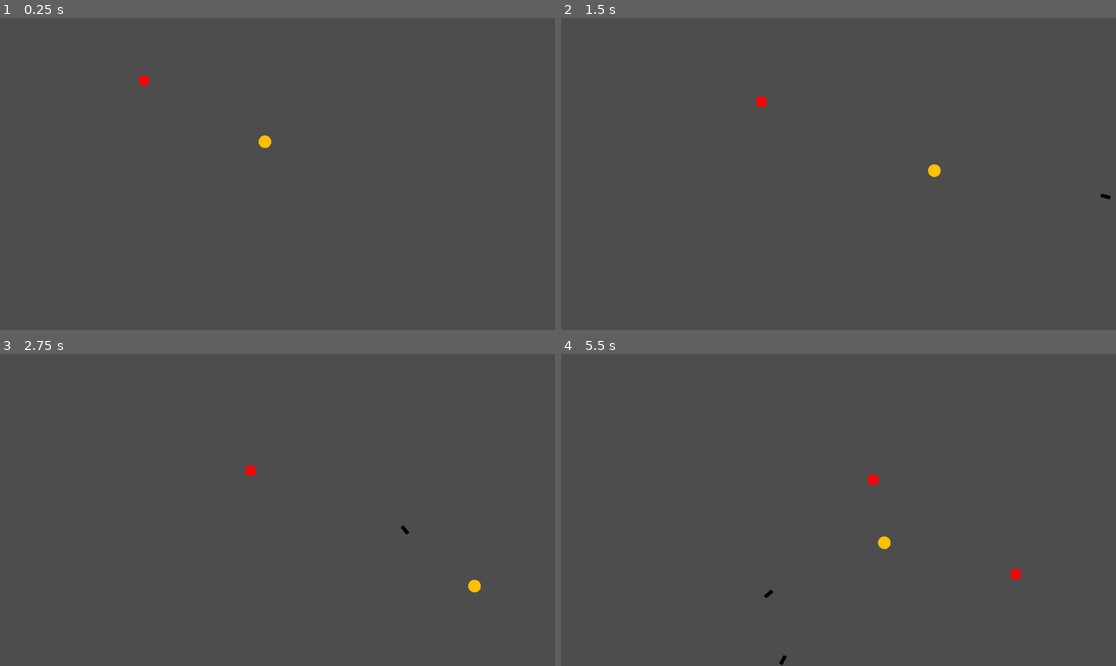
Above: before the commit, frames 1-4 (two rows, left to right).
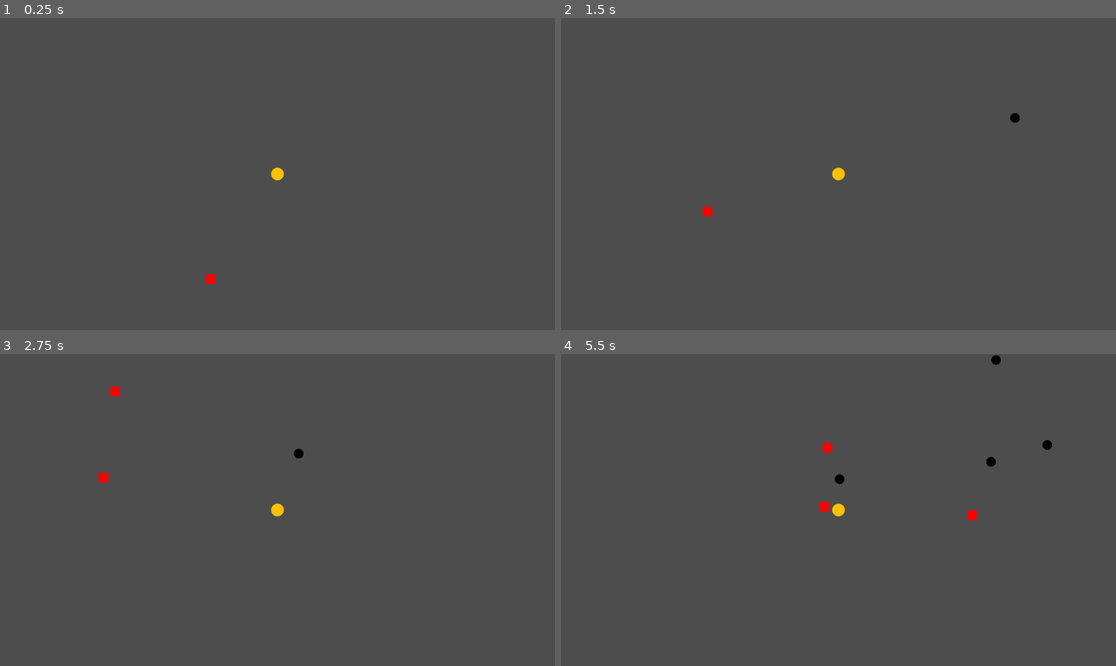
Above: after the commit, the same moments.

Repository: aiden10/towertide
Game: Godot game, scene res://Arena/arena.tscn
The game is run twice, just before and just after one commit, with the same random seed, the same clock (stepped at 60 frames per second) and the same inputs.
Inputs (mouse positions are in pixels of both pictures, inside the frame that each line leads up to):
- Up to frame 1 (0.25 s): no input
- Up to frame 2 (1.5 s): move the mouse to (960, 158) at 0.52 s; press the mouse at (960, 158) at 0.53 s; hold D (right) 0.53-1.28 s; move the mouse to (727, 189) at 1.27 s; release the mouse at (727, 189) at 1.28 s; hold S (down) from 1.28 s (still down); click (727, 189) at 1.35 s
- Up to frame 3 (2.75 s): move the mouse to (333, 441) at 2.02 s; release S (down) at 2.03 s; press the mouse at (333, 441) at 2.03 s; hold D (right) from 2.03 s (still down)
- Up to frame 4 (5.5 s): move the mouse to (810, 572) at 2.77 s; release D (right) at 2.78 s; release the mouse at (810, 572) at 2.78 s; hold W (up) 2.78-3.53 s; click (810, 572) at 2.85 s; move the mouse to (1005, 556) at 3.52 s; press the mouse at (1005, 556) at 3.53 s; hold A (left) 3.53-5.03 s; move the mouse to (672, 463) at 4.27 s; release the mouse at (672, 463) at 4.28 s; click (672, 463) at 4.35 s; move the mouse to (866, 510) at 5.02 s; press the mouse at (866, 510) at 5.03 s; hold S (down) from 5.03 s (still down)

The runs differ from the first frame. In frame 1, 0.3% of the frame differs, in the area x 25-52%, y 18-86%; in frame 2, 0.3%; in frame 3, 0.4%; in frame 4, 0.7%, in the area x 36-89%, y 0-100%.

Commit message:
added gold and xp pickups

Diff:
--- a/Arena/arena.gd
+++ b/Arena/arena.gd
@@ -1,6 +1,5 @@
 extends Node
 
-## Every x seconds spawn a new enemy at a random position around the player
 var spawn_cooldown = 0
 var timer = 0
 @onready var player = $Player
@@ -8,25 +7,22 @@
 @export var enemy_scenes: Array[PackedScene]
 @export var spawn_radius: float
 
+func _ready() -> void:
+	EventBus.arena_spawn.connect(add_to_arena)
+
 func _process(delta: float) -> void:
 	if timer <= 0:
 		if GameState.level == 1:
 			var enemy_scene = enemy_scenes.pick_random()
-			var enemy_position = get_random_position_in_radius(player.position, spawn_radius)
+			var enemy_position = Utils.get_random_position_in_radius(player.position, spawn_radius)
 			var enemy = enemy_scene.instantiate()
 			enemy.position = enemy_position
 			add_child(enemy)
 
-			spawn_cooldown = randf_range(2, 5)
+			spawn_cooldown = randf_range(1, 3)
 			timer = spawn_cooldown
 
 	timer -= delta
 
-func get_random_position_in_radius(center: Vector2, radius: float) -> Vector2:
-	var random_angle = randf() * 2 * PI
-	var random_radius = sqrt(randf()) * radius
-
-	return center + Vector2(
-		cos(random_angle) * random_radius,
-		sin(random_angle) * random_radius
-	)
+func add_to_arena(child: Node) -> void:
+	call_deferred("add_child", child)
--- a/Enemies/Basic/BasicEnemy.tscn
+++ b/Enemies/Basic/BasicEnemy.tscn
@@ -1,9 +1,11 @@
-[gd_scene load_steps=9 format=3 uid="uid://onunwggusljt"]
+[gd_scene load_steps=11 format=3 uid="uid://onunwggusljt"]
 
 [ext_resource type="Script" path="res://Enemies/Basic/basic_enemy.gd" id="1_ksc35"]
 [ext_resource type="Texture2D" uid="uid://6cqwjw36pqwr" path="res://sprites/red.png" id="2_4kpff"]
+[ext_resource type="PackedScene" uid="uid://vi24dnj3jij5" path="res://pickups/Gold/Gold.tscn" id="2_7qu2w"]
 [ext_resource type="Script" path="res://Enemy/states/state_machine.gd" id="2_p373m"]
 [ext_resource type="Script" path="res://Enemy/states/attack_state.gd" id="3_4v1vq"]
+[ext_resource type="PackedScene" uid="uid://bfh6pmvj5aord" path="res://pickups/XP/Xp.tscn" id="3_lquor"]
 [ext_resource type="Script" path="res://Enemy/states/follow_state.gd" id="4_g5fm2"]
 [ext_resource type="PackedScene" uid="uid://b522nu0e6viam" path="res://Projectile/Projectile.tscn" id="5_t153k"]
 
@@ -13,6 +15,7 @@
 
 [node name="BasicEnemy" type="CharacterBody2D" groups=["Enemies", "Level1"]]
 script = ExtResource("1_ksc35")
+drop_scenes = Array[PackedScene]([ExtResource("2_7qu2w"), ExtResource("3_lquor")])
 
 [node name="CollisionShape2D" type="CollisionShape2D" parent="."]
 shape = SubResource("RectangleShape2D_oooac")
--- a/Enemies/Basic/basic_enemy.gd
+++ b/Enemies/Basic/basic_enemy.gd
@@ -1,4 +1,6 @@
 extends Enemy
+
+@export var drop_scenes: Array[PackedScene]
 
 func _ready() -> void:
 	health = 3
@@ -7,3 +9,6 @@
 	projectile_speed = 300
 	firerate_cooldown = 1.5
 	distance_threshold = 200
+	drops = drop_scenes
+	drop_range = 15
+	drop_count = 1
--- a/Enemy/enemy.gd
+++ b/Enemy/enemy.gd
@@ -7,11 +7,23 @@
 var projectile_speed: float
 var firerate_cooldown: float
 var distance_threshold: int
+var drops: Array[PackedScene]
+var drop_range: float
+var drop_count: int
 
-func _physics_process(delta: float) -> void:
+func _physics_process(_delta: float) -> void:
 	move_and_slide()
 
-func take_damage(damage: float):
-	health -= damage
+func take_damage(damage_taken: float) -> void:
+	health -= damage_taken
 	if health <= 0:
-		queue_free()
+		on_death()
+
+func on_death() -> void:
+	for i in range(drop_count):
+		var drop_position = Utils.get_random_position_in_radius(position, drop_range)
+		var drop = drops.pick_random().instantiate()
+		drop.position = drop_position
+		EventBus.arena_spawn.emit(drop)
+
+	queue_free()
--- a/Enemy/states/attack_state.gd
+++ b/Enemy/states/attack_state.gd
@@ -29,5 +29,5 @@
 		var bullet = projectile_scene.instantiate()
 		bullet.position = enemy.position
 		bullet.start(player_position, enemy.projectile_speed, enemy.damage, "enemy")
-		get_tree().current_scene.add_child(bullet)
+		EventBus.arena_spawn.emit(bullet)
 		can_shoot = false
--- a/Enemy/states/follow_state.gd
+++ b/Enemy/states/follow_state.gd
@@ -6,7 +6,7 @@
 func _ready():
 	player = get_tree().get_first_node_in_group("Player")
 
-func physics_update(delta: float):
+func physics_update(_delta: float):
 
 	var direction = player.global_position - enemy.global_position
 
--- a/Enemy/states/state.gd
+++ b/Enemy/states/state.gd
@@ -4,8 +4,8 @@
 
 signal transitioned
 
-func update(delta: float) -> void:
+func update(_delta: float) -> void:
 	pass
 
-func physics_update(delta: float) -> void:
+func physics_update(_delta: float) -> void:
 	pass
--- a/Player/Player.tscn
+++ b/Player/Player.tscn
@@ -24,3 +24,5 @@
 
 [node name="Hitbox" type="CollisionShape2D" parent="Area2D"]
 shape = SubResource("CircleShape2D_l7xpc")
+
+[node name="Camera2D" type="Camera2D" parent="."]
--- a/Player/player.gd
+++ b/Player/player.gd
@@ -35,8 +35,8 @@
 		var bullet = projectile_scene.instantiate()
 		bullet.position = position
 		bullet.start(mouse_position, PlayerConstants.PROJECTILE_SPEED, damage, "player")
-		get_tree().current_scene.add_child(bullet)
+		EventBus.arena_spawn.emit(bullet)
 		can_shoot = false
 
-func take_damage(damage: float):
-	health -= damage
+func take_damage(damage_taken: float):
+	health -= damage_taken
--- a/Projectile/Projectile.tscn
+++ b/Projectile/Projectile.tscn
@@ -1,21 +1,18 @@
 [gd_scene load_steps=4 format=3 uid="uid://b522nu0e6viam"]
 
 [ext_resource type="Script" path="res://Projectile/projectile.gd" id="1_4b3qd"]
-[ext_resource type="Texture2D" uid="uid://q36fcbuqkunj" path="res://sprites/black.png" id="1_jmpp6"]
+[ext_resource type="Texture2D" uid="uid://dhfgvlb50dp4m" path="res://sprites/bullet.png" id="2_owc8n"]
 
-[sub_resource type="RectangleShape2D" id="RectangleShape2D_dkkud"]
-size = Vector2(8, 20)
+[sub_resource type="CircleShape2D" id="CircleShape2D_iil32"]
 
 [node name="Projectile" type="Area2D"]
 script = ExtResource("1_4b3qd")
 
 [node name="CollisionShape2D" type="CollisionShape2D" parent="."]
 rotation = 1.5708
-shape = SubResource("RectangleShape2D_dkkud")
+shape = SubResource("CircleShape2D_iil32")
 
 [node name="Sprite2D" type="Sprite2D" parent="."]
-z_index = -1
-position = Vector2(1.78814e-07, 0)
-rotation = 1.5708
-scale = Vector2(0.0375, 0.1)
-texture = ExtResource("1_jmpp6")
+position = Vector2(-3.57628e-07, 5.96046e-08)
+scale = Vector2(0.04, 0.04)
+texture = ExtResource("2_owc8n")
--- a/globals/event_bus.gd
+++ b/globals/event_bus.gd
@@ -1,3 +1,4 @@
 extends Node
 
 signal collided(collider)
+signal arena_spawn(child)
--- /dev/null
+++ b/globals/utils.gd
@@ -0,0 +1,10 @@
+extends Node
+
+func get_random_position_in_radius(center: Vector2, radius: float) -> Vector2:
+	var random_angle = randf() * 2 * PI
+	var random_radius = sqrt(randf()) * radius
+
+	return center + Vector2(
+		cos(random_angle) * random_radius,
+		sin(random_angle) * random_radius
+	)
--- /dev/null
+++ b/pickups/Gold/Gold.tscn
@@ -0,0 +1,25 @@
+[gd_scene load_steps=5 format=3 uid="uid://vi24dnj3jij5"]
+
+[ext_resource type="Texture2D" uid="uid://eshbje6sgqao" path="res://sprites/coin.png" id="1_jnxdl"]
+[ext_resource type="Script" path="res://pickups/Gold/gold.gd" id="1_s5mvx"]
+
+[sub_resource type="CircleShape2D" id="CircleShape2D_dwn5o"]
+radius = 88.1419
+
+[sub_resource type="CircleShape2D" id="CircleShape2D_0r2tu"]
+
+[node name="Gold" type="Area2D" groups=["Pickups"]]
+script = ExtResource("1_s5mvx")
+
+[node name="CollisionShape2D" type="CollisionShape2D" parent="."]
+shape = SubResource("CircleShape2D_dwn5o")
+
+[node name="Sprite2D" type="Sprite2D" parent="."]
+position = Vector2(0, -0.250001)
+scale = Vector2(0.0527778, 0.0486111)
+texture = ExtResource("1_jnxdl")
+
+[node name="PickupArea" type="Area2D" parent="."]
+
+[node name="PickupHitbox" type="CollisionShape2D" parent="PickupArea"]
+shape = SubResource("CircleShape2D_0r2tu")
--- /dev/null
+++ b/pickups/Gold/gold.gd
@@ -0,0 +1,14 @@
+extends Pickup
+
+@onready var pickup_area: Area2D = $PickupArea
+
+func _ready() -> void:
+	speed = 150
+	type = PickupType.GOLD
+	pickup_distance = 25
+	area_entered.connect(_on_area_entered)
+	pickup_area.area_entered.connect(_pickup_range_entered)
+
+func on_pickup() -> void:
+	GameState.gold += 1
+	queue_free()
--- /dev/null
+++ b/pickups/XP/Xp.tscn
@@ -0,0 +1,26 @@
+[gd_scene load_steps=5 format=3 uid="uid://bfh6pmvj5aord"]
+
+[ext_resource type="Texture2D" uid="uid://cf0mmrucjyn38" path="res://sprites/xp.png" id="1_1ge04"]
+[ext_resource type="Script" path="res://pickups/XP/xp.gd" id="1_ijt3n"]
+
+[sub_resource type="CircleShape2D" id="CircleShape2D_2ps3d"]
+radius = 43.0
+
+[sub_resource type="CircleShape2D" id="CircleShape2D_hsjqc"]
+radius = 9.0
+
+[node name="Xp" type="Area2D" groups=["Pickups"]]
+script = ExtResource("1_ijt3n")
+
+[node name="CollisionShape2D" type="CollisionShape2D" parent="."]
+shape = SubResource("CircleShape2D_2ps3d")
+
+[node name="Sprite2D" type="Sprite2D" parent="."]
+position = Vector2(2.38419e-07, -2.38419e-07)
+scale = Vector2(0.0328125, 0.0321181)
+texture = ExtResource("1_1ge04")
+
+[node name="PickupArea" type="Area2D" parent="."]
+
+[node name="PickupHitbox" type="CollisionShape2D" parent="PickupArea"]
+shape = SubResource("CircleShape2D_hsjqc")
--- /dev/null
+++ b/pickups/XP/xp.gd
@@ -0,0 +1,14 @@
+extends Pickup
+
+@onready var pickup_area: Area2D = $PickupArea
+
+func _ready() -> void:
+	speed = 150
+	type = PickupType.XP
+	pickup_distance = 25
+	area_entered.connect(_on_area_entered)
+	pickup_area.area_entered.connect(_pickup_range_entered)
+
+func on_pickup() -> void:
+	GameState.xp += 1
+	queue_free()
--- /dev/null
+++ b/pickups/pickup.gd
@@ -0,0 +1,59 @@
+extends Area2D
+class_name Pickup
+
+enum PickupType {
+	GOLD,
+	XP,
+	ITEM,
+	ABILITY
+}
+
+var type: PickupType
+var pickup_range: float = 5  # Distance at which item is collected
+var current_speed: float
+var speed: int
+var direction: Vector2
+var velocity: Vector2
+var pickup_distance: int
+var player: CharacterBody2D = null
+var in_attract_range: bool = false
+
+func _ready() -> void:
+	current_speed = speed
+
+func _on_area_entered(area: Area2D) -> void:
+	var parent = area.get_parent()
+	if parent.is_in_group("Player"):
+		in_attract_range = true
+		player = parent
+
+func _pickup_range_entered(area: Area2D) -> void:
+	var parent = area.get_parent()
+	if parent.is_in_group("Player"):
+		player = parent
+		on_pickup()
+
+func _on_area_exited(area: Area2D) -> void:
+	var parent = area.get_parent()
+	if parent.is_in_group("Player"):
+		player = null
+		direction = Vector2.ZERO
+		in_attract_range = false
+
+
+func _physics_process(delta: float) -> void:
+	if not in_attract_range:
+		return
+
+	if player:
+		current_speed = speed
+		direction = (player.position - position).normalized()
+
+		velocity = direction * speed
+		position += velocity * delta
+	else:
+		# Gradually slow down when no player is in range
+		current_speed = move_toward(current_speed, 0, delta * 100)
+
+func on_pickup() -> void:
+	pass
--- a/project.godot
+++ b/project.godot
@@ -21,12 +21,14 @@
 EventBus="*res://globals/event_bus.gd"
 EnemyConstants="*res://Enemy/enemy_constants.gd"
 GameState="*res://states/game_state.gd"
+Utils="*res://globals/utils.gd"
 
 [global_group]
 
 Player=""
 Enemies=""
 Level1="Weak Enemies"
+Pickups=""
 
 [input]
 
--- a/states/game_state.gd
+++ b/states/game_state.gd
@@ -1,3 +1,6 @@
 extends Node
 
 var level: int = 1
+var gold: int = 0
+var xp: int = 0
+var arena: Node2D = null
Not shown, changed: notes.txt
Binary file added: sprites/bullet.png
Not shown, added: sprites/bullet.png.import
Binary file added: sprites/coin.png
Not shown, added: sprites/coin.png.import
Binary file added: sprites/xp.png
Not shown, added: sprites/xp.png.import
Not shown, changed: todo.txt
